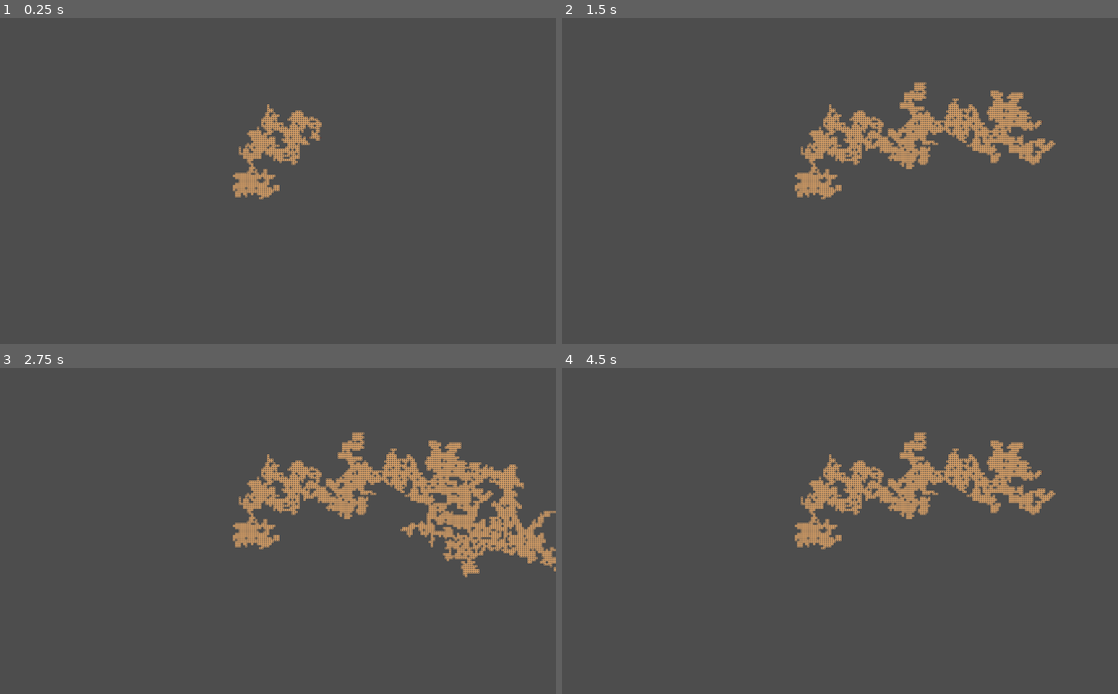
Above: before the commit, frames 1-4 (two rows, left to right).
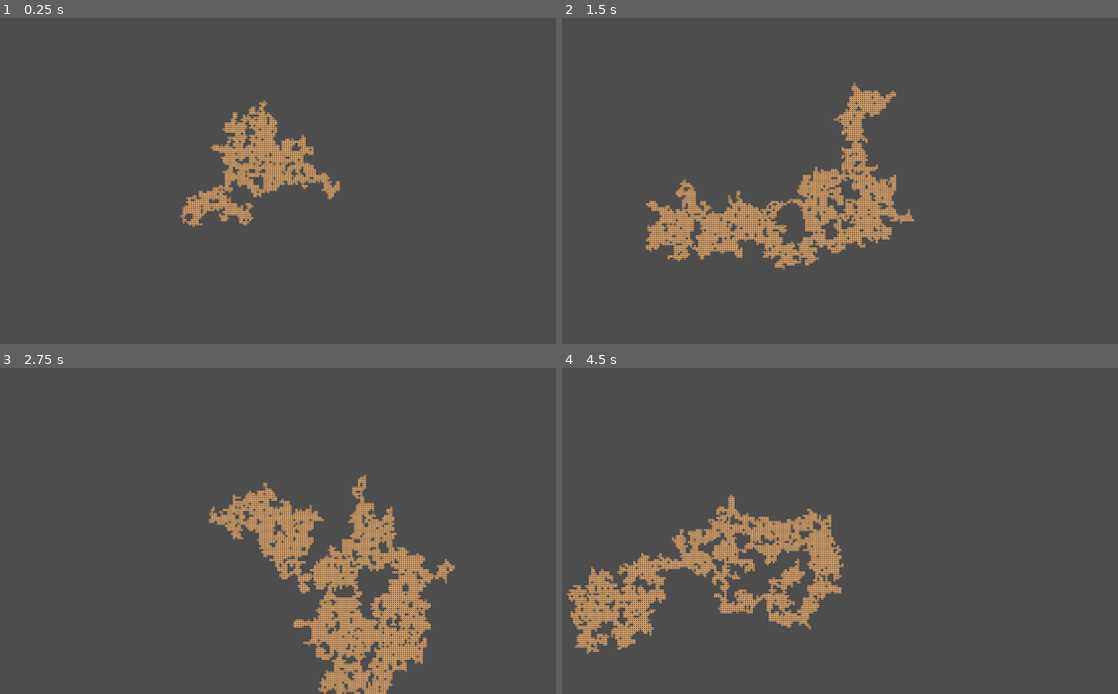
Above: after the commit, the same moments.

Repository: TreacherousDev/Treacherous
Game: Godot game, scene res://main/map_generator/map_generator.tscn
Same seed, same stepped clock (60 frames per second), same inputs: the game is played once before the commit and once after it.
Inputs (mouse positions are in pixels of both pictures, inside the frame that each line leads up to):
- Up to frame 1 (0.25 s): no input
- Up to frame 2 (1.5 s): tap Enter (ui_accept) at 0.5, 0.77 s; move the mouse to (956, 164) at 0.52 s; hold Up (ui_up) 0.53-1.28 s; click (956, 164) at 0.67 s; move the mouse to (712, 197) at 1.27 s; click (712, 197) at 1.42 s
- Up to frame 3 (2.75 s): tap Enter (ui_accept) at 1.52 s; move the mouse to (322, 459) at 2.02 s; hold Up (ui_up) from 2.03 s (still down); click (322, 459) at 2.17 s
- Up to frame 4 (4.5 s): move the mouse to (795, 596) at 2.77 s; click (795, 596) at 2.92 s; tap Enter (ui_accept) at 3.02, 3.77 s; move the mouse to (1001, 579) at 3.52 s; release Up (ui_up) at 3.53 s; click (1001, 579) at 3.67 s; move the mouse to (650, 482) at 4.27 s; click (650, 482) at 4.42 s

The runs differ from the first frame. In frame 1, 3.1% of the frame differs, in the area x 32-62%, y 25-65%; in frame 2, 10%; in frame 3, 15%, in the area x 37-100%, y 19-100%; in frame 4, 11%.

Commit message:
code refactor

Diff:
--- a/main/map_generator/map_generator.gd
+++ b/main/map_generator/map_generator.gd
@@ -1,6 +1,9 @@
 extends TileMap
 
+## test here2
 @export var max_tiles : int = 100
+const STARTING_ROOM_POSITION = Vector2i.ZERO
+const STARTING_ROOM_ID = 15
 var rng = RandomNumberGenerator.new()
 var cell_parent_position = {}
 var cell_parent_direction = {}
@@ -16,18 +19,18 @@
 
 func _ready():
 	randomize()
-	rng.set_seed(2844237709)
+	rng.set_seed(randi())
 	start()
 
 #START METHOD
 #initialzes the algorithm from the origin
 func start():
-	const starting_room_position = Vector2i.ZERO
-	var starting_room_id = 15
-	set_cell(0, starting_room_position, 0, Vector2i(starting_room_id, 0))
-	cell_depth[starting_room_position] = 0
-	mark_cells_to_fill_next(starting_room_position)
-	active_cells.append(starting_room_position)
+	var start_from = STARTING_ROOM_POSITION
+	var start_id = STARTING_ROOM_ID
+	set_cell(0, start_from, 0, Vector2i(start_id, 0))
+	cell_depth[start_from] = 0
+	mark_cells_to_fill_next(start_from)
+	active_cells.append(start_from)
 	run_algorithm()
 
 
@@ -45,7 +48,6 @@
 	if event is InputEventMouseButton:
 		if event.is_pressed():
 			var location = local_to_map(get_local_mouse_position())
-			print("Tile Location: ", location)
 			draw_path.navigate_to_origin(location, cell_parent_position, tile_set.tile_size)
 
 
@@ -55,11 +57,11 @@
 #############
 
 var iterations = 0
+## This is the internal clock. It distributes the algorithm through multiple frames.
+## Without this, very large maps would cause stack overflow.
+## The number inputted is how many times we run the algorithm on a single frame. Higher means faster but more memory usage.
 @export var batch_size : int = 1
 func run_algorithm():
-	#this is the internal clock. it distributes the algorithm through multiple frames
-	#without this, very large maps would cause stack overflow
-	#the batch size is how many times we run the algorithm on a single frame. higher means faster but more memory usage
 	iterations += 1
 	if iterations % batch_size == 0:
 		await get_tree().process_frame
@@ -88,6 +90,8 @@
 		run_algorithm()
 	elif tile_count < max_tiles:
 		expand_map()
+	else:
+		print("Map completed in ", iterations, " iterations and ", expand_count, " expansions")
 
 
 #SHUFFLE ARRAY
@@ -259,7 +263,7 @@
 	for cell_to_fill_next in cells_to_fill_next:
 		set_cell(0, cell_to_fill_next, 0, Vector2i.ZERO)
 		tiles_expected_next_iteration += 1
-		update_neighbor_closing_room(cell_to_fill_next)
+		check_if_neighbor_is_expandable_closing_room(cell_to_fill_next)
 
 
 
@@ -272,9 +276,9 @@
 #all methods to manipulate map structure goes here
 func manipulate_map(cell: Vector2i, parent_direction: int, room_selection: Array):
 	#disable spawning closing rooms if there are few spawnable rooms on the next iteration
-#	if tiles_expected_next_iteration < 3:
+#	if tiles_expected_next_iteration < 6:
 #		delete_room_from_pool(parent_direction, room_selection)
-	if tiles_expected_next_iteration > 10:
+	if tiles_expected_next_iteration > pow(tile_count, 1/3) * 20:
 		force_spawn_closing_room(parent_direction, room_selection)
 #	if cell.x > 3:
 #		force_spawn_closing_room(parent_direction)
@@ -320,7 +324,9 @@
 var max_cell_depth : int = 0
 var closing_rooms = []
 var expandable_closing_rooms_by_depth = {}
+var expand_count : int = 0
 func expand_map():
+	expand_count += 1
 	var room_to_open := get_room_to_open()
 	if room_to_open == Vector2i.ZERO:
 		print("The chance of this happening is infinitely small, but look, you did it!")
@@ -418,20 +424,24 @@
 #also checks if the expandable closing room has less than 2 openings left after updating, and removes it from the list if true
 #this is a very cheap way to update the available open directions of every expandable closing room as we only update those
 #that are direct neighbors of recently to-be-added rooms
-func update_neighbor_closing_room(room):
+func update_neighbor_closing_room(neighbor):
+	var depth = cell_depth[neighbor]
+	expandable_closing_rooms_by_depth[depth].erase(neighbor)
+	if expandable_closing_rooms_by_depth[depth].size() == 0:
+		expandable_closing_rooms_by_depth.erase(depth)
+
+func check_if_neighbor_is_expandable_closing_room(room):
 	var directions = [Vector2i.UP, Vector2i.RIGHT, Vector2i.DOWN, Vector2i.LEFT]
 	for direction in directions:
-		var neighbor_cell = room + direction
-		if !closing_rooms.has(neighbor_cell):
-			return
-		var depth = cell_depth[neighbor_cell]
+		var neighbor = room + direction
+		if !closing_rooms.has(neighbor):
+			return #not a closing room
+		var depth = cell_depth[neighbor]
 		if !expandable_closing_rooms_by_depth.has(depth):
-			return
-		if !expandable_closing_rooms_by_depth[depth].has(neighbor_cell):
-			return
-		var opening_count = get_wall_openings(neighbor_cell).size()
-		if opening_count >= 2:
-			return
-		expandable_closing_rooms_by_depth[depth].erase(neighbor_cell)
-		if expandable_closing_rooms_by_depth[depth].size() == 0:
-			expandable_closing_rooms_by_depth.erase(depth)
+			return #depth batch of closing room does not have any expandable closing rooms
+		if !expandable_closing_rooms_by_depth[depth].has(neighbor):
+			return #is a closing room but is not expandable
+		var opening_count = get_wall_openings(neighbor).size()
+		if opening_count > 2:
+			return #
+		update_neighbor_closing_room(neighbor)
--- a/main/map_generator/map_generator.tscn
+++ b/main/map_generator/map_generator.tscn
@@ -12,8 +12,8 @@
 script = ExtResource("2_uhxcg")
 max_tiles = 10000
 draw_path = NodePath("DrawPath")
-batch_size = 7
-expand_mode = 3
+batch_size = 6
+expand_mode = 2
 
 [node name="Camera2D" type="Camera2D" parent="."]
 zoom = Vector2(0.05, 0.05)
